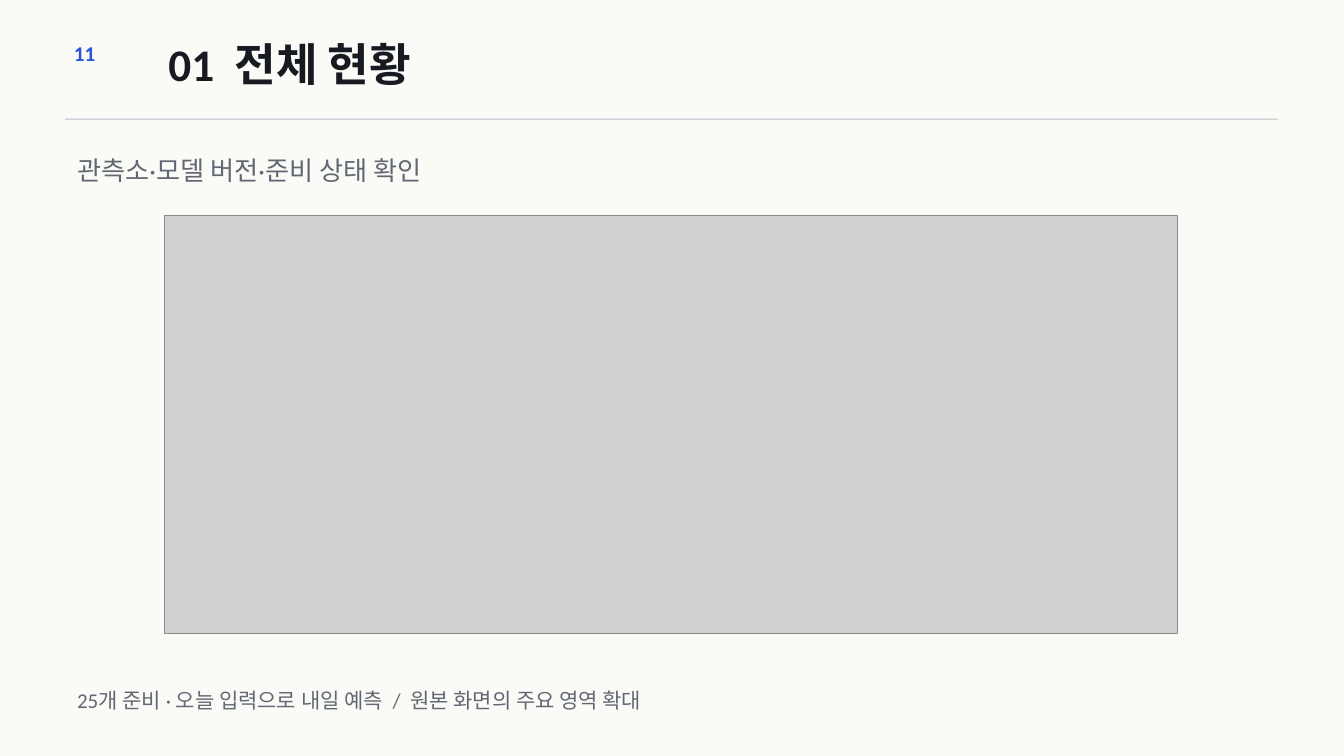
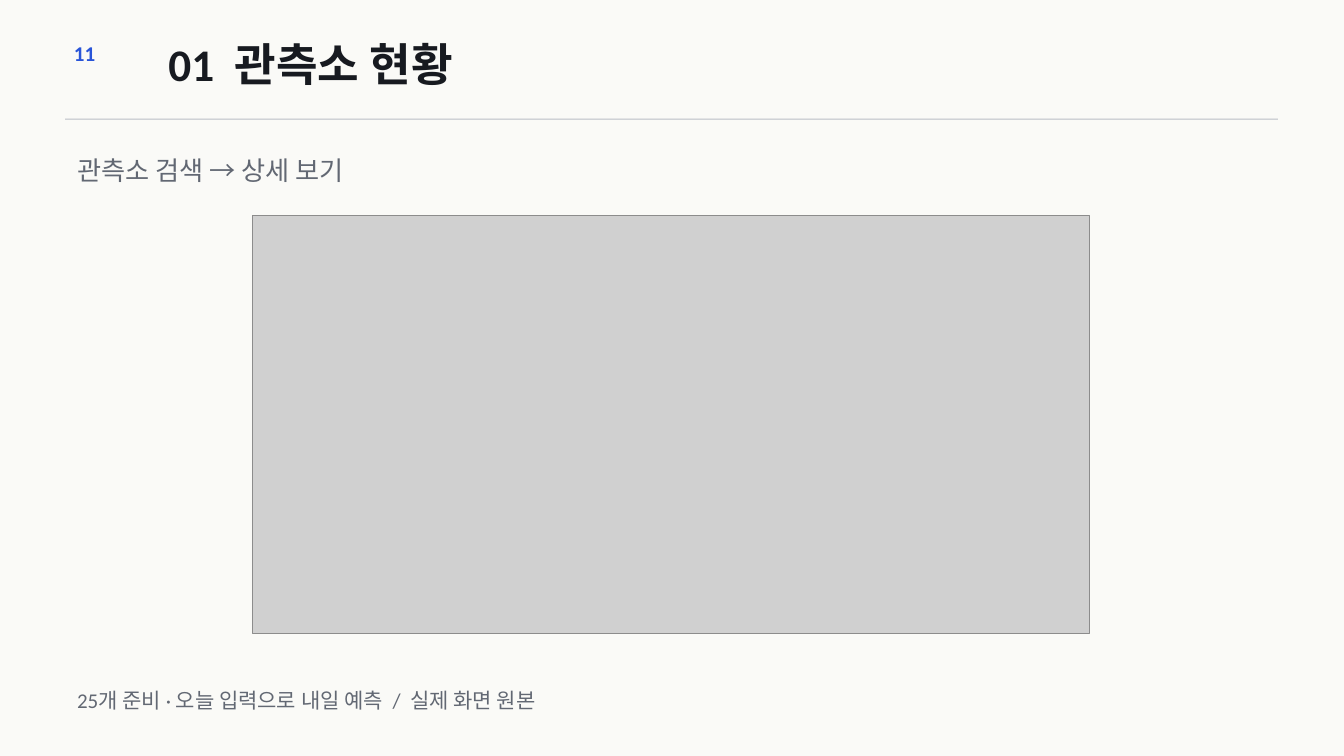
Before and after one commit to skala-aiops/GROUNDWATCH, a slide deck: slide 11 of output/skill-comparison/openai-slides/AIOps_조별 과제_광주_3반_GroundWatch.pptx. Drawn at 1344x756 pixels with LibreOffice and Linux fonts; fonts in the diff are those of the drawing; grey boxes stand for pictures. Boxes give left, top, right and bottom in pixels: in the first picture for what was removed or moved away, otherwise in the second. Text is boxed around its words. In the diff, an @@ line names an element or a change of style, - is before the commit and + after.

Commit message:
docs: 최신 화면과 비교 표시 기준으로 기획서와 발표자료 동기화

```diff
--- a/output/skill-comparison/openai-slides/AIOps_조별 과제_광주_3반_GroundWatch.pptx
+++ b/output/skill-comparison/openai-slides/AIOps_조별 과제_광주_3반_GroundWatch.pptx
@@ text at box(168, 43, 453, 85): text changed @@
-01 전체 현황
+01 관측소 현황
@@ text at box(77, 158, 344, 182): text changed @@
-관측소·모델 버전·준비 상태 확인
+관측소 검색 → 상세 보기
@@ picture: place and size @@
-picture at box(164, 216, 1178, 634)
+picture at box(252, 216, 1089, 634)
@@ text at box(77, 690, 536, 710): text changed @@
-25개 준비 · 오늘 입력으로 내일 예측 / 원본 화면의 주요 영역 확대
+25개 준비 · 오늘 입력으로 내일 예측 / 실제 화면 원본
```
Also in this commit, not shown: 2 other slides changed, 58 other files.
